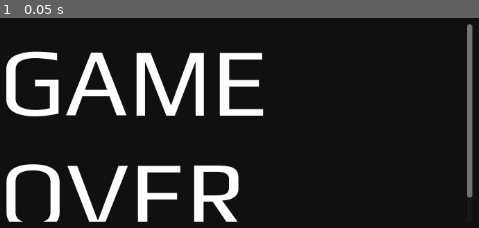
Above: before the commit, frame 1.
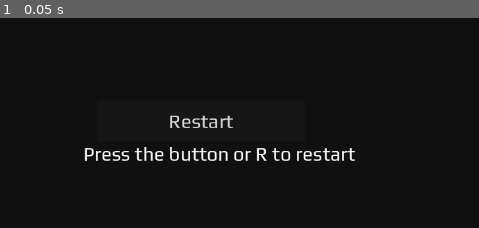
Above: after the commit, the same moment.

Repository: luckyst4rdolphin/jrpg
Game: Godot game, scene res://game_over.tscn
Same seed, same stepped clock (60 frames per second), same inputs: the game is played once before the commit and once after it. This scene is started directly instead of the project's main scene.
Inputs:
- Up to frame 1 (0.05 s): no input

The runs differ from the first frame. In frame 1, 15% of the frame differs, in the area x 1-99%, y 2-98%.

Commit message:
Add files via upload
added the aoe move for alice
reverted removal of her punch move
r for restart

Diff:
--- a/enemy_1.gd
+++ b/enemy_1.gd
@@ -8,7 +8,7 @@
 
 func _ready() -> void:
 	# Info
-	entity.name = "Dragon"
+	entity.name = "Fire Fiend"
 	entity.sprite = $AnimSprite
 	entity.side = 1
 
@@ -22,16 +22,16 @@
 	entity.def = 9
 	entity.prio_action = 0
 
-	healthbar.global_position = entity.sprite.global_position + Vector2(-30, 40)
+	healthbar.global_position = entity.sprite.global_position + Vector2(-30, -40)
 	healthbar.max_value = entity.max_hp
 	healthbar.value = entity.hp
 	hp_label.text = "%s/%s" % [entity.hp, entity.max_hp]
 
 	# Actions
 	var atk_action = Action.new()
-	atk_action.name = "Bite"
+	atk_action.name = "Claws"
 	atk_action.target = 0
-	atk_action.description = "Bites an enemy"
+	atk_action.description = "Claws an enemy"
 	actions.push_back(atk_action)
 
 	var block_action = Action.new()
--- a/enemy_2.gd
+++ b/enemy_2.gd
@@ -8,7 +8,7 @@
 
 func _ready() -> void:
 	# Info
-	entity.name = "Skeleton"
+	entity.name = "Golem"
 	entity.sprite = $AnimSprite
 	entity.side = 1
 
@@ -20,16 +20,16 @@
 	entity.def = 4
 	entity.prio_action = 0
 
-	healthbar.global_position = entity.sprite.global_position + Vector2(-30, 40)
+	healthbar.global_position = entity.sprite.global_position + Vector2(-30, -70)
 	healthbar.max_value = entity.max_hp
 	healthbar.value = entity.hp
 	hp_label.text = "%s/%s" % [entity.hp, entity.max_hp]
 
 	# Actions
 	var atk_action = Action.new()
-	atk_action.name = "Slash"
+	atk_action.name = "Strike"
 	atk_action.target = 0
-	atk_action.description = "Slashes an enemy."
+	atk_action.description = "Strikes an enemy."
 	actions.push_back(atk_action)
 
 	var block_action = Action.new()
--- a/game_over.gd
+++ b/game_over.gd
@@ -2,13 +2,26 @@
 
 @onready var rect: ColorRect = $ColorRect
 @onready var text_1: RichTextLabel = $gameover_text
+@onready var restart_btn: Button = $RestartButton
+@onready var hint_text: RichTextLabel = $HintText
 
-# Called when the node enters the scene tree for the first time.
 func _ready() -> void:
 	rect.size = get_viewport_rect().size
-	text_1.text = 'GAME OVER'
-	text_1.global_position = (get_viewport_rect().size * 0.5) - Vector2(250, 100)
+	text_1.global_position = (get_viewport_rect().size * 0.5) - Vector2(250, 120)
+	restart_btn.global_position = (get_viewport_rect().size * 0.5) - Vector2(110, -10)
+	hint_text.global_position = (get_viewport_rect().size * 0.5) - Vector2(170, -70)
+	hint_text.text = "Press the button or R to restart"
 
-# Called every frame. 'delta' is the elapsed time since the previous frame.
-func _process(delta: float) -> void:
-	pass
+func _unhandled_input(event: InputEvent) -> void:
+	if event.is_action_pressed("ui_accept"):
+		restart_game()
+		return
+
+	if event is InputEventKey and event.pressed and not event.echo and event.keycode == KEY_R:
+		restart_game()
+
+func _on_restart_button_pressed() -> void:
+	restart_game()
+
+func restart_game() -> void:
+	get_tree().reload_current_scene()
--- a/game_over.tscn
+++ b/game_over.tscn
@@ -18,3 +18,25 @@
 offset_bottom = 286.0
 theme_override_fonts/normal_font = ExtResource("1_y26ei")
 theme_override_font_sizes/normal_font_size = 140
+
+[node name="RestartButton" type="Button" parent="." unique_id=771551002]
+offset_left = 350.0
+offset_top = 320.0
+offset_right = 650.0
+offset_bottom = 380.0
+theme_override_fonts/font = ExtResource("1_y26ei")
+theme_override_font_sizes/font_size = 28
+text = "Restart"
+
+[node name="HintText" type="RichTextLabel" parent="." unique_id=149998001]
+offset_left = 264.0
+offset_top = 388.0
+offset_right = 737.0
+offset_bottom = 443.0
+theme_override_fonts/normal_font = ExtResource("1_y26ei")
+theme_override_font_sizes/normal_font_size = 28
+text = "Press the button or R to restart"
+fit_content = true
+horizontal_alignment = 1
+
+[connection signal="pressed" from="RestartButton" to="." method="_on_restart_button_pressed"]
--- a/hero_1.gd
+++ b/hero_1.gd
@@ -22,7 +22,7 @@
 	entity.def = 10
 	entity.prio_action = 1
 
-	healthbar.global_position = entity.sprite.global_position + Vector2(-30, 40)
+	healthbar.global_position = entity.sprite.global_position + Vector2(-30, -90)
 	healthbar.max_value = entity.max_hp
 	healthbar.value = entity.hp
 	hp_label.text = "%s/%s" % [entity.hp, entity.max_hp]
@@ -44,11 +44,11 @@
 	actions.push_back(block_action)
 
 	var special_action = Action.new()
-	special_action.name = "Healing Light"
+	special_action.name = "Healing Staff"
 	special_action.target = 3
 	special_action.charge_cost = 6
 	special_action.charge_gain = 0
-	special_action.description = "Heals the party."
+	special_action.description = "Heals every member of the party."
 	actions.push_back(special_action)
 
 	entity.do_idle()
--- a/hero_2.gd
+++ b/hero_2.gd
@@ -1,55 +1,63 @@
 extends Node2D
 
 var entity: Entity = Entity.new()
-var actions: Array
+var actions: Array = []
+
 @onready var healthbar = $"HPBar"
 @onready var hp_label = $"HPBar/Label"
 
 func _ready() -> void:
-	#info
+	# info
 	entity.name = "Alice"
 	entity.sprite = $"AnimSprite"
 	entity.side = 0
 
-	#stats
+	# stats
 	entity.hp = 100
 	entity.max_hp = 100
 	entity.charge = 2
-	entity.max_charge = 2
+	entity.max_charge = 4
 	entity.spd = 11
 	entity.atk = 30
 	entity.def = 5
 	entity.prio_action = 1
 
-	healthbar.global_position = entity.sprite.global_position + Vector2(-30, 40)
+	healthbar.global_position = entity.sprite.global_position + Vector2(-30, -90)
 	healthbar.max_value = entity.max_hp
 	healthbar.value = entity.hp
 	hp_label.text = "%s/%s" % [entity.hp, entity.max_hp]
 
-	# Actions
-	var atk_action = Action.new()
-	atk_action.name = "Punch"
-	atk_action.target = 1
-	atk_action.charge_cost = 0
-	atk_action.charge_gain = 1
-	atk_action.description = "Punches a target."
-	actions.push_back(atk_action)
+	var punch = Action.new()
+	punch.name = "Punch"
+	punch.target = 1
+	punch.charge_cost = 0
+	punch.charge_gain = 1
+	punch.description = "Punches an enemy."
+	actions.push_back(punch)
 
-	var block_action = Action.new()
-	block_action.name = "Block"
-	block_action.target = 2
-	block_action.charge_cost = 0
-	block_action.charge_gain = 2
-	block_action.description = "Blocks incoming attack."
-	actions.push_back(block_action)
+	var block = Action.new()
+	block.name = "Block"
+	block.target = 2
+	block.charge_cost = 0
+	block.charge_gain = 2
+	block.description = "Blocks incoming attack."
+	actions.push_back(block)
 
-	var special_action = Action.new()
-	special_action.name = "Sucker Punch"
-	special_action.target = 1
-	special_action.charge_cost = 2
-	special_action.charge_gain = 0
-	special_action.description = "Stuns an enemy."
-	actions.push_back(special_action)
+	var super_punch = Action.new()
+	super_punch.name = "Super Punch"
+	super_punch.target = 1
+	super_punch.charge_cost = 3
+	super_punch.charge_gain = 0
+	super_punch.description = "Heavy punch that stuns."
+	actions.push_back(super_punch)
+
+	var meteor = Action.new()
+	meteor.name = "Meteor Shower"
+	meteor.target = 4
+	meteor.charge_cost = 2
+	meteor.charge_gain = 0
+	meteor.description = "Damages all enemies."
+	actions.push_back(meteor)
 
 	entity.do_idle()
 
--- a/main.tscn
+++ b/main.tscn
@@ -1,20 +1,19 @@
 [gd_scene format=3 uid="uid://dgd7ian7c5m8u"]
 
-[ext_resource type="Texture2D" uid="uid://ccd41kirmwdmn" path="res://assets/background.png" id="1_ig7tw"]
+[ext_resource type="Texture2D" uid="uid://dce0funudf1ft" path="res://assets/templebattle.png" id="1_efxa6"]
 [ext_resource type="Script" uid="uid://0x045xpovi32" path="res://hero_1.gd" id="2_5vw27"]
 [ext_resource type="Texture2D" uid="uid://xklxy33j6bes" path="res://assets/Edward.png" id="2_7mycd"]
 [ext_resource type="FontFile" uid="uid://b8j2idrwr0jus" path="res://assets/Play-Regular.ttf" id="3_272bh"]
-[ext_resource type="Texture2D" uid="uid://f28p78j1xe8l" path="res://assets/Dragon.png" id="4_5vw27"]
 [ext_resource type="Script" uid="uid://bee2jeyx1drmw" path="res://hero_2.gd" id="4_272bh"]
-[ext_resource type="Texture2D" uid="uid://ea5wcubavt2a" path="res://assets/Skeleton.png" id="5_kek77"]
 [ext_resource type="Texture2D" uid="uid://kuscllqy5tyv" path="res://assets/Lorele.png" id="6_4c57u"]
 [ext_resource type="Script" uid="uid://d3gxvjj4qiykb" path="res://enemy_1.gd" id="7_kek77"]
 [ext_resource type="Script" uid="uid://ch2fibl365qo1" path="res://enemy_2.gd" id="9_4c57u"]
+[ext_resource type="Texture2D" uid="uid://kbray8m6e6dx" path="res://assets/fiend.png" id="9_dg77c"]
+[ext_resource type="Texture2D" uid="uid://dhrkiurevwfme" path="res://assets/Golem.png" id="10_efxa6"]
 [ext_resource type="Script" uid="uid://b4nna0pupd2gr" path="res://Scripts/game_manager.gd" id="11_efxa6"]
 
-[sub_resource type="StyleBoxFlat" id="StyleBoxFlat_come4"]
-
 [sub_resource type="StyleBoxFlat" id="StyleBoxFlat_h8e4i"]
+bg_color = Color(0.2, 0.6, 0.6, 1)
 corner_radius_top_left = 20
 corner_radius_top_right = 20
 corner_radius_bottom_right = 20
@@ -115,6 +114,9 @@
 "speed": 5.0
 }]
 
+[sub_resource type="StyleBoxFlat" id="StyleBoxFlat_efxa6"]
+bg_color = Color(0.7294118, 0.57254905, 0.3254902, 0.5921569)
+
 [sub_resource type="AtlasTexture" id="AtlasTexture_jq2sk"]
 atlas = ExtResource("6_4c57u")
 region = Rect2(448, 64, 64, 64)
@@ -194,37 +196,44 @@
 "speed": 5.0
 }]
 
+[sub_resource type="StyleBoxFlat" id="StyleBoxFlat_dg77c"]
+bg_color = Color(0.7294118, 0.57254905, 0.3254902, 0.5921569)
+
 [sub_resource type="AtlasTexture" id="AtlasTexture_getpj"]
-atlas = ExtResource("4_5vw27")
-region = Rect2(116, 58, 58, 58)
+atlas = ExtResource("9_dg77c")
+region = Rect2(0, 356, 206, 178)
 
 [sub_resource type="AtlasTexture" id="AtlasTexture_ryguw"]
-atlas = ExtResource("4_5vw27")
-region = Rect2(116, 116, 58, 58)
+atlas = ExtResource("9_dg77c")
+region = Rect2(374, 776, 187, 194)
 
 [sub_resource type="AtlasTexture" id="AtlasTexture_d13ii"]
-atlas = ExtResource("4_5vw27")
-region = Rect2(58, 174, 58, 58)
+atlas = ExtResource("9_dg77c")
+region = Rect2(374, 582, 187, 194)
 
 [sub_resource type="AtlasTexture" id="AtlasTexture_1u8w0"]
-atlas = ExtResource("4_5vw27")
-region = Rect2(0, 0, 58, 58)
+atlas = ExtResource("9_dg77c")
+region = Rect2(0, 133, 206, 133)
 
 [sub_resource type="AtlasTexture" id="AtlasTexture_b1qrp"]
-atlas = ExtResource("4_5vw27")
-region = Rect2(0, 58, 58, 58)
+atlas = ExtResource("9_dg77c")
+region = Rect2(206, 133, 206, 133)
 
 [sub_resource type="AtlasTexture" id="AtlasTexture_come4"]
-atlas = ExtResource("4_5vw27")
-region = Rect2(0, 116, 58, 58)
+atlas = ExtResource("9_dg77c")
+region = Rect2(412, 133, 206, 133)
+
+[sub_resource type="AtlasTexture" id="AtlasTexture_d2t1y"]
+atlas = ExtResource("9_dg77c")
+region = Rect2(618, 133, 206, 133)
 
 [sub_resource type="AtlasTexture" id="AtlasTexture_0odxb"]
-atlas = ExtResource("4_5vw27")
-region = Rect2(58, 58, 58, 58)
+atlas = ExtResource("9_dg77c")
+region = Rect2(0, 1070, 258, 214)
 
 [sub_resource type="AtlasTexture" id="AtlasTexture_lswn8"]
-atlas = ExtResource("4_5vw27")
-region = Rect2(116, 58, 58, 58)
+atlas = ExtResource("9_dg77c")
+region = Rect2(258, 1070, 258, 214)
 
 [sub_resource type="SpriteFrames" id="SpriteFrames_a6jrf"]
 animations = [{
@@ -261,6 +270,9 @@
 }, {
 "duration": 1.0,
 "texture": SubResource("AtlasTexture_come4")
+}, {
+"duration": 0.5,
+"texture": SubResource("AtlasTexture_d2t1y")
 }],
 "loop": true,
 "name": &"idle",
@@ -278,33 +290,24 @@
 "speed": 5.0
 }]
 
+[sub_resource type="StyleBoxFlat" id="StyleBoxFlat_ycdy4"]
+bg_color = Color(0.7294118, 0.57254905, 0.3254902, 0.5921569)
+
 [sub_resource type="AtlasTexture" id="AtlasTexture_xuqvo"]
-atlas = ExtResource("5_kek77")
-region = Rect2(248, 124, 62, 62)
+atlas = ExtResource("10_efxa6")
+region = Rect2(136, 249, 68, 83)
 
 [sub_resource type="AtlasTexture" id="AtlasTexture_qsp4k"]
-atlas = ExtResource("5_kek77")
-region = Rect2(310, 124, 62, 62)
+atlas = ExtResource("10_efxa6")
+region = Rect2(102, 414, 102, 69)
 
 [sub_resource type="AtlasTexture" id="AtlasTexture_kq58d"]
-atlas = ExtResource("5_kek77")
-region = Rect2(372, 124, 62, 62)
+atlas = ExtResource("10_efxa6")
+region = Rect2(0, 414, 102, 69)
 
 [sub_resource type="AtlasTexture" id="AtlasTexture_seu75"]
-atlas = ExtResource("5_kek77")
-region = Rect2(248, 0, 62, 62)
-
-[sub_resource type="AtlasTexture" id="AtlasTexture_h8e4i"]
-atlas = ExtResource("5_kek77")
-region = Rect2(248, 0, 62, 62)
-
-[sub_resource type="AtlasTexture" id="AtlasTexture_4lmeg"]
-atlas = ExtResource("5_kek77")
-region = Rect2(310, 0, 62, 62)
-
-[sub_resource type="AtlasTexture" id="AtlasTexture_0cp0l"]
-atlas = ExtResource("5_kek77")
-region = Rect2(372, 0, 62, 62)
+atlas = ExtResource("10_efxa6")
+region = Rect2(70, 0, 70, 83)
 
 [sub_resource type="SpriteFrames" id="SpriteFrames_htxhm"]
 animations = [{
@@ -335,20 +338,14 @@
 "frames": [{
 "duration": 1.0,
 "texture": SubResource("AtlasTexture_seu75")
-}, {
-"duration": 1.0,
-"texture": SubResource("AtlasTexture_h8e4i")
-}, {
-"duration": 1.0,
-"texture": SubResource("AtlasTexture_4lmeg")
-}, {
-"duration": 1.0,
-"texture": SubResource("AtlasTexture_0cp0l")
 }],
 "loop": true,
 "name": &"idle",
 "speed": 5.0
 }]
+
+[sub_resource type="StyleBoxFlat" id="StyleBoxFlat_w48qg"]
+bg_color = Color(0.7294118, 0.57254905, 0.3254902, 0.5921569)
 
 [node name="Main" type="Node2D" unique_id=1803737973]
 
@@ -356,14 +353,16 @@
 offset_left = -3.0
 offset_top = -48.0
 offset_right = 1155.0
-offset_bottom = 499.0
-texture = ExtResource("1_ig7tw")
+offset_bottom = 471.0
+texture = ExtResource("1_efxa6")
 expand_mode = 1
 
 [node name="UI" type="PanelContainer" parent="." unique_id=1911146243]
+custom_minimum_size = Vector2(0, 300)
 offset_top = 480.0
 offset_right = 1152.0
 offset_bottom = 660.0
+size_flags_vertical = 3
 
 [node name="MarginContainer" type="MarginContainer" parent="UI" unique_id=1363257798]
 layout_mode = 2
@@ -373,6 +372,7 @@
 theme_override_constants/margin_bottom = 25
 
 [node name="HBoxContainer" type="HBoxContainer" parent="UI/MarginContainer" unique_id=2081208989]
+custom_minimum_size = Vector2(0, 200)
 layout_mode = 2
 
 [node name="Stats" type="VBoxContainer" parent="UI/MarginContainer/HBoxContainer" unique_id=1513295570]
@@ -390,7 +390,6 @@
 [node name="HPBar" type="ProgressBar" parent="UI/MarginContainer/HBoxContainer/Stats" unique_id=1837833450]
 custom_minimum_size = Vector2(300, 25)
 layout_mode = 2
-theme_override_styles/background = SubResource("StyleBoxFlat_come4")
 theme_override_styles/fill = SubResource("StyleBoxFlat_h8e4i")
 show_percentage = false
 
@@ -414,7 +413,6 @@
 [node name="ChargeBar" type="ProgressBar" parent="UI/MarginContainer/HBoxContainer/Stats" unique_id=445433034]
 custom_minimum_size = Vector2(300, 25)
 layout_mode = 2
-theme_override_styles/background = SubResource("StyleBoxFlat_come4")
 theme_override_styles/fill = SubResource("StyleBoxFlat_h8e4i")
 show_percentage = false
 
@@ -468,10 +466,12 @@
 [node name="Action_Enemies" type="HBoxContainer" parent="UI/MarginContainer/HBoxContainer" unique_id=565709590]
 custom_minimum_size = Vector2(388, 0)
 layout_mode = 2
+size_flags_horizontal = 3
 
 [node name="Action" type="VBoxContainer" parent="UI/MarginContainer/HBoxContainer/Action_Enemies" unique_id=902811036]
-custom_minimum_size = Vector2(215, 0)
-layout_mode = 2
+custom_minimum_size = Vector2(300, 300)
+layout_mode = 2
+size_flags_horizontal = 3
 
 [node name="RichTextLabel" type="RichTextLabel" parent="UI/MarginContainer/HBoxContainer/Action_Enemies/Action" unique_id=2020531748]
 layout_mode = 2
@@ -482,38 +482,44 @@
 horizontal_alignment = 1
 vertical_alignment = 1
 
-[node name="ActBtns" type="Node2D" parent="UI/MarginContainer/HBoxContainer/Action_Enemies/Action" unique_id=1772524284]
+[node name="ActBtns" type="VBoxContainer" parent="UI/MarginContainer/HBoxContainer/Action_Enemies/Action" unique_id=1892443042]
+layout_mode = 2
+size_flags_vertical = 3
+theme_override_constants/separation = 0
 
 [node name="Action 1" type="Button" parent="UI/MarginContainer/HBoxContainer/Action_Enemies/Action/ActBtns" unique_id=1789524897]
-offset_left = 35.0
-offset_top = 29.0
-offset_right = 195.0
-offset_bottom = 61.0
+custom_minimum_size = Vector2(0, 10)
+layout_mode = 2
+size_flags_stretch_ratio = 0.0
 theme_override_fonts/font = ExtResource("3_272bh")
 theme_override_font_sizes/font_size = 20
 toggle_mode = true
 text = "Action 1"
 
 [node name="Action 2" type="Button" parent="UI/MarginContainer/HBoxContainer/Action_Enemies/Action/ActBtns" unique_id=1041842888]
-offset_left = 36.0
-offset_top = 66.0
-offset_right = 195.0
-offset_bottom = 98.0
+custom_minimum_size = Vector2(0, 20)
+layout_mode = 2
 theme_override_fonts/font = ExtResource("3_272bh")
 theme_override_font_sizes/font_size = 20
 toggle_mode = true
 text = "Action 2"
 
 [node name="Action 3" type="Button" parent="UI/MarginContainer/HBoxContainer/Action_Enemies/Action/ActBtns" unique_id=1270876820]
-offset_left = 37.0
-offset_top = 102.0
-offset_right = 196.0
-offset_bottom = 134.0
+custom_minimum_size = Vector2(0, 20)
+layout_mode = 2
 theme_override_fonts/font = ExtResource("3_272bh")
 theme_override_font_sizes/font_size = 20
 toggle_mode = true
 text = "Action 3"
 
+[node name="Action 4" type="Button" parent="UI/MarginContainer/HBoxContainer/Action_Enemies/Action/ActBtns" unique_id=180002271]
+custom_minimum_size = Vector2(0, 20)
+layout_mode = 2
+theme_override_fonts/font = ExtResource("3_272bh")
+theme_override_font_sizes/font_size = 20
+toggle_mode = true
+text = "Action 4"
+
 [node name="SelectEnemy" type="VBoxContainer" parent="UI/MarginContainer/HBoxContainer/Action_Enemies" unique_id=1715043646]
 custom_minimum_size = Vector2(215, 0)
 layout_mode = 2
@@ -522,19 +528,17 @@
 layout_mode = 2
 theme_override_fonts/normal_font = ExtResource("3_272bh")
 theme_override_font_sizes/normal_font_size = 25
-text = "Select"
+text = "Choose"
 fit_content = true
 horizontal_alignment = 1
 vertical_alignment = 1
 
-[node name="SelectBtns" type="Node2D" parent="UI/MarginContainer/HBoxContainer/Action_Enemies/SelectEnemy" unique_id=260747711]
+[node name="SelectBtns" type="VBoxContainer" parent="UI/MarginContainer/HBoxContainer/Action_Enemies/SelectEnemy" unique_id=740609182]
+layout_mode = 2
 
 [node name="Select 1" type="Button" parent="UI/MarginContainer/HBoxContainer/Action_Enemies/SelectEnemy/SelectBtns" unique_id=1857133034]
 visible = false
-offset_left = 28.0
-offset_top = 44.0
-offset_right = 188.0
-offset_bottom = 64.0
+layout_mode = 2
 theme_override_fonts/font = ExtResource("3_272bh")
 theme_override_font_sizes/font_size = 20
 toggle_mode = true
@@ -542,10 +546,7 @@
 
 [node name="Select 2" type="Button" parent="UI/MarginContainer/HBoxContainer/Action_Enemies/SelectEnemy/SelectBtns" unique_id=1751398040]
 visible = false
-offset_left = 29.0
-offset_top = 81.0
-offset_right = 188.0
-offset_bottom = 113.0
+layout_mode = 2
 theme_override_fonts/font = ExtResource("3_272bh")
 theme_override_font_sizes/font_size = 20
 toggle_mode = true
@@ -572,11 +573,12 @@
 position = Vector2(313.2913, 310.279)
 scale = Vector2(-2.4235947, 2.3164148)
 sprite_frames = SubResource("SpriteFrames_ig7tw")
-animation = &"special"
+animation = &"idle"
 
 [node name="HPBar" type="ProgressBar" parent="Entities/Bob" unique_id=1495637620]
 offset_right = 137.0
 offset_bottom = 40.0
+theme_override_styles/fill = SubResource("StyleBoxFlat_efxa6")
 show_percentage = false
 
 [node name="Label" type="Label" parent="Entities/Bob/HPBar" unique_id=107289752]
@@ -606,6 +608,7 @@
 [node name="HPBar" type="ProgressBar" parent="Entities/Alice" unique_id=1083526312]
 offset_right = 137.0
 offset_bottom = 40.0
+theme_override_styles/fill = SubResource("StyleBoxFlat_dg77c")
 show_percentage = false
 
 [node name="Label" type="Label" parent="Entities/Alice/HPBar" unique_id=294475178]
@@ -616,21 +619,22 @@
 theme_override_font_sizes/font_size = 35
 text = "100/100"
 
-[node name="Dragon" type="Node2D" parent="Entities" unique_id=34112722]
+[node name="FireFiend" type="Node2D" parent="Entities" unique_id=34112722]
 script = ExtResource("7_kek77")
 
-[node name="AnimSprite" type="AnimatedSprite2D" parent="Entities/Dragon" unique_id=1178410264]
-position = Vector2(813.34375, 287.87408)
-scale = Vector2(3.0226295, 2.8319273)
+[node name="AnimSprite" type="AnimatedSprite2D" parent="Entities/FireFiend" unique_id=1178410264]
+position = Vector2(864.1618, 226.07484)
+scale = Vector2(-1.8229599, 2.0006995)
 sprite_frames = SubResource("SpriteFrames_a6jrf")
-animation = &"idle"
-
-[node name="HPBar" type="ProgressBar" parent="Entities/Dragon" unique_id=617968254]
+animation = &"special"
+
+[node name="HPBar" type="ProgressBar" parent="Entities/FireFiend" unique_id=617968254]
 offset_right = 140.0
 offset_bottom = 41.0
+theme_override_styles/fill = SubResource("StyleBoxFlat_ycdy4")
 show_percentage = false
 
-[node name="Label" type="Label" parent="Entities/Dragon/HPBar" unique_id=224834984]
+[node name="Label" type="Label" parent="Entities/FireFiend/HPBar" unique_id=224834984]
 layout_mode = 1
 anchors_preset = 15
 anchor_right = 1.0
@@ -641,21 +645,22 @@
 theme_override_font_sizes/font_size = 35
 text = "100/100"
 
-[node name="Skeleton" type="Node2D" parent="Entities" unique_id=769271534]
+[node name="Golem" type="Node2D" parent="Entities" unique_id=769271534]
 script = ExtResource("9_4c57u")
 
-[node name="AnimSprite" type="AnimatedSprite2D" parent="Entities/Skeleton" unique_id=1269517459]
-position = Vector2(936.99994, 365.99997)
+[node name="AnimSprite" type="AnimatedSprite2D" parent="Entities/Golem" unique_id=1269517459]
+position = Vector2(794.1617, 389.07483)
 scale = Vector2(1.9778206, 1.9294347)
 sprite_frames = SubResource("SpriteFrames_htxhm")
-animation = &"idle"
-
-[node name="HPBar" type="ProgressBar" parent="Entities/Skeleton" unique_id=1834174314]
+animation = &"attack"
+
+[node name="HPBar" type="ProgressBar" parent="Entities/Golem" unique_id=1834174314]
 offset_right = 140.0
 offset_bottom = 41.0
+theme_override_styles/fill = SubResource("StyleBoxFlat_w48qg")
 show_percentage = false
 
-[node name="Label" type="Label" parent="Entities/Skeleton/HPBar" unique_id=1400939560]
+[node name="Label" type="Label" parent="Entities/Golem/HPBar" unique_id=1400939560]
 layout_mode = 1
 anchors_preset = 15
 anchor_right = 1.0
@@ -676,6 +681,7 @@
 [connection signal="toggled" from="UI/MarginContainer/HBoxContainer/Action_Enemies/Action/ActBtns/Action 1" to="gameManager" method="_on_action_1_toggled"]
 [connection signal="toggled" from="UI/MarginContainer/HBoxContainer/Action_Enemies/Action/ActBtns/Action 2" to="gameManager" method="_on_action_2_toggled"]
 [connection signal="toggled" from="UI/MarginContainer/HBoxContainer/Action_Enemies/Action/ActBtns/Action 3" to="gameManager" method="_on_action_3_toggled"]
+[connection signal="toggled" from="UI/MarginContainer/HBoxContainer/Action_Enemies/Action/ActBtns/Action 4" to="gameManager" method="_on_action_4_toggled"]
 [connection signal="toggled" from="UI/MarginContainer/HBoxContainer/Action_Enemies/SelectEnemy/SelectBtns/Select 1" to="gameManager" method="_on_select_1_toggled"]
 [connection signal="toggled" from="UI/MarginContainer/HBoxContainer/Action_Enemies/SelectEnemy/SelectBtns/Select 2" to="gameManager" method="_on_select_2_toggled"]
 [connection signal="timeout" from="ActionTimer" to="gameManager" method="_on_action_timer_timeout"]
